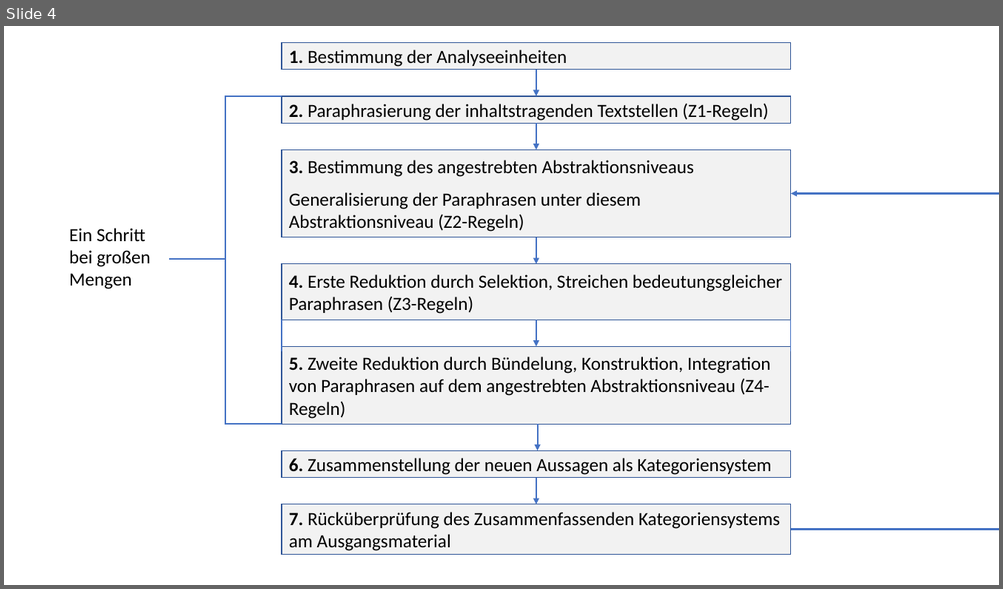
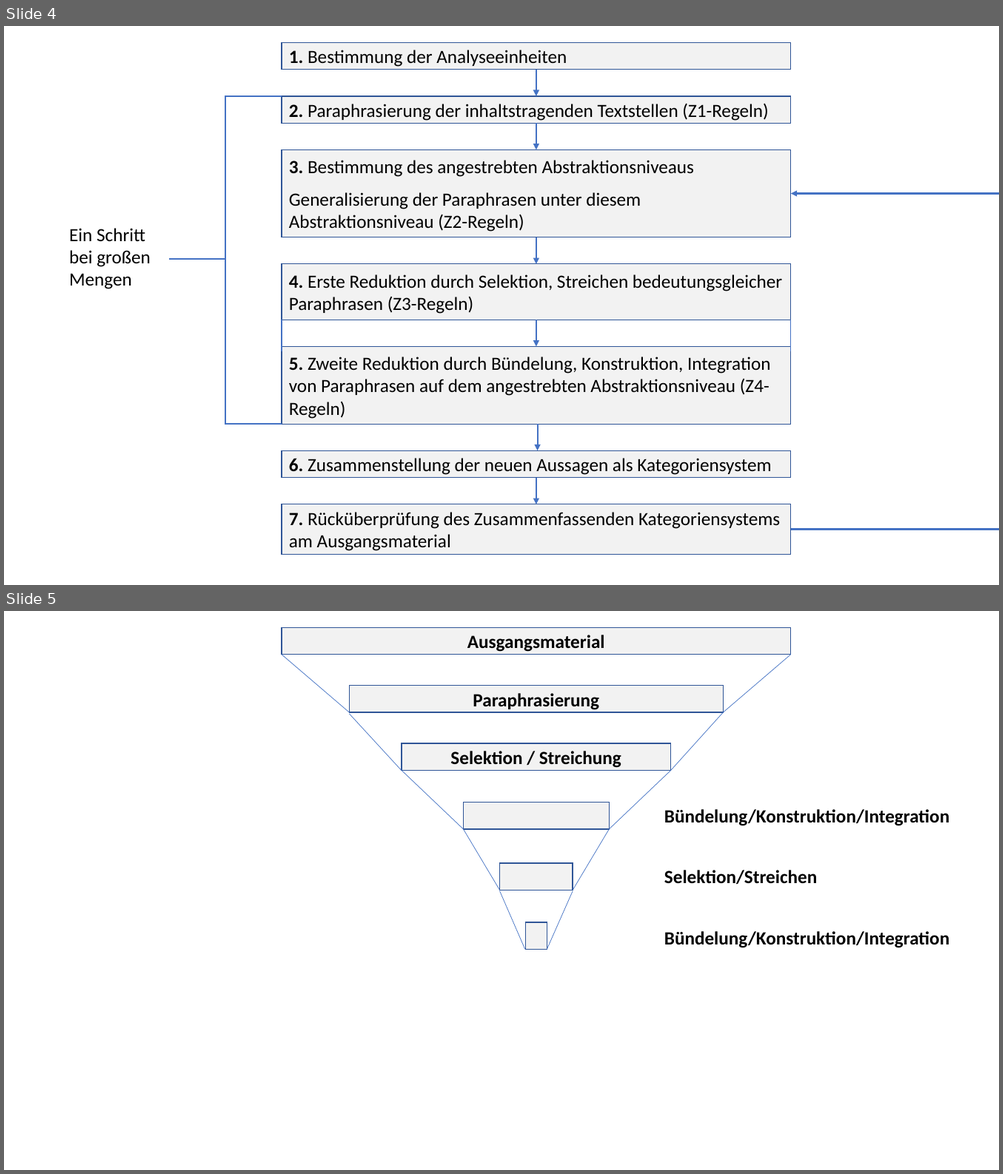
Before and after one commit to schmitzdominic/Masterarbeit, a slide deck: 02_Dokumente/Abbildungen.pptx. Shown one above the other, each under a label of ours: slide 4 before the commit, slides 4 and 5 after it. The pictures are 1003x589 and 1003x1174 pixels, drawn with LibreOffice and Linux fonts; fonts in the diff are those of the drawing. Boxes give left, top, right and bottom in pixels: in the first picture for what was removed or moved away, otherwise in the second. Text is boxed around its words. In the diff, an @@ line names an element or a change of style, - is before the commit and + after.

```diff
--- a/02_Dokumente/Abbildungen.pptx
+++ b/02_Dokumente/Abbildungen.pptx
@@ slide 5 added at bbox=[4, 611, 999, 1170], background #FFFFFF @@
@@ group added at bbox=[282, 627, 949, 950]: 10 lines, 6 rectangles, 3 texts @@
+Ausgangsmaterial
+Paraphrasierung
+Selektion / Streichung
+Bündelung/Konstruktion/Integration
+Selektion/Streichen
+Bündelung/Konstruktion/Integration
```
Also in this commit, not shown: 6 other files.
